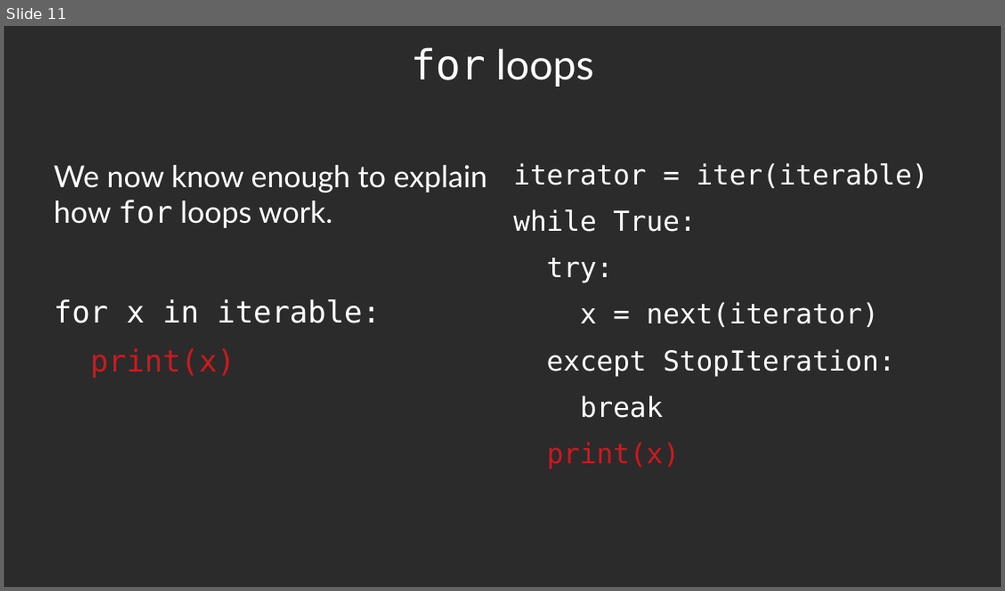
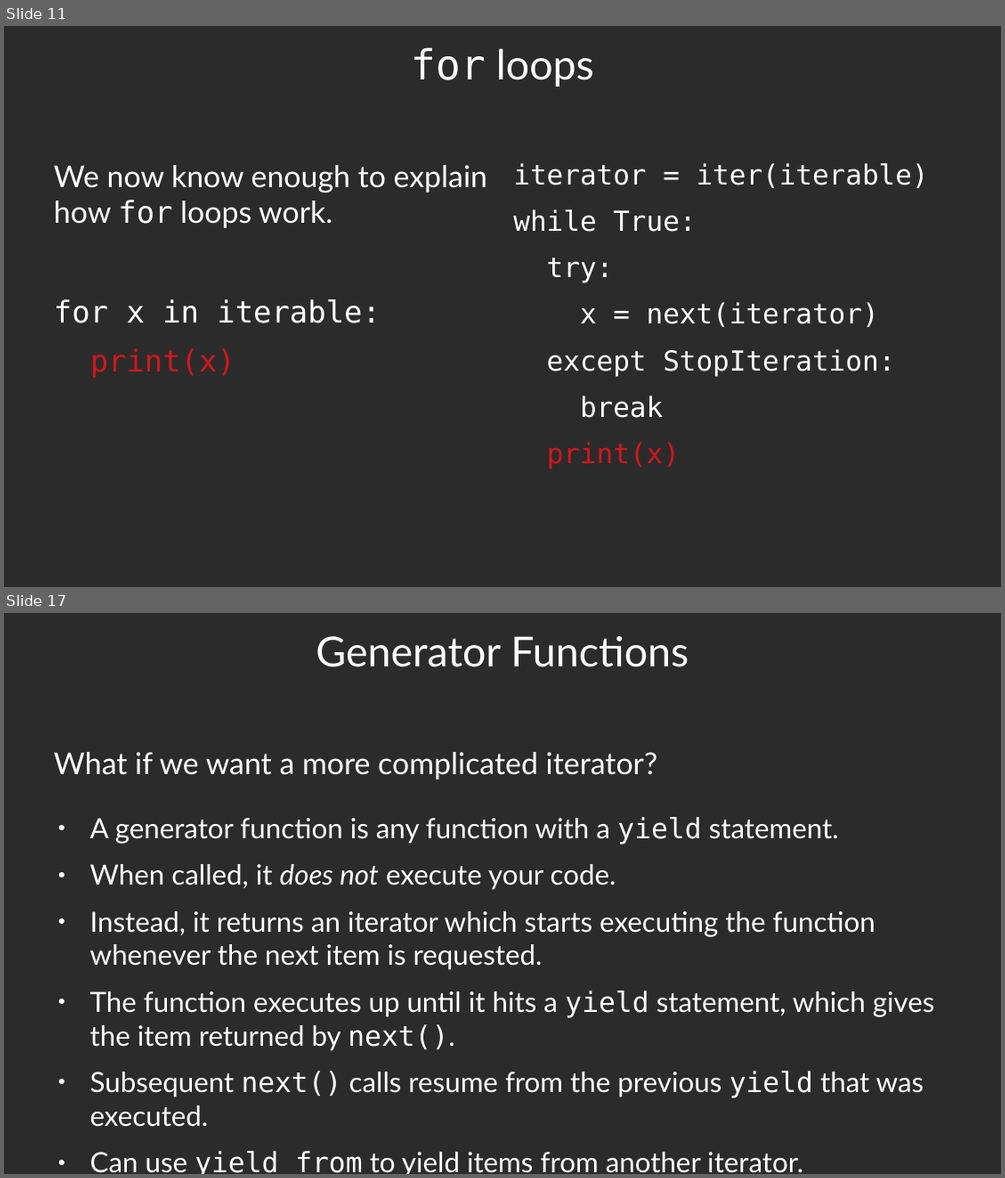
Before and after one commit to luther9/iterator-slides, a slide deck: iterators.odp. Shown one above the other, each under a label of ours: slide 11 before the commit, slides 11 and 17 after it; the slides between them are not shown. The pictures are 1005x591 and 1005x1178 pixels, drawn with LibreOffice and Linux fonts; fonts in the diff are those of the drawing; background and template pictures are left out; a plain dark background stands for a picture behind light text. Boxes give left, top, right and bottom in pixels: in the first picture for what was removed or moved away, otherwise in the second. Text is boxed around its words. In the diff, an @@ line names an element or a change of style, - is before the commit and + after.

Commit message:
Finish section on generators.

```diff
--- a/iterators.odp
+++ b/iterators.odp
@@ slide 17 added at (x1=4, y1=613, x2=1001, y2=1174), background picture (left out) @@
@@ title added at (x1=316, y1=636, x2=688, y2=667), 33 pt, text #FFFFFF @@
+Generator Functions
@@ text added at (x1=54, y1=752, x2=658, y2=779), 24 pt, text #FFFFFF @@
+What if we want a more complicated iterator?
@@ text added at (x1=90, y1=817, x2=935, y2=1174), 22.2 pt, text #FFFFFF @@
+● A generator function is any function with a yield statement.
+● When called, it does not execute your code.
+● Instead, it returns an iterator which starts executing the function whenever the next item is requested.
+● The function executes up until it hits a yield statement, which gives the item returned by next().
+● Subsequent next() calls resume from the previous yield that was executed.
+● Can use yield from to yield items from another iterator.
```
Also in this commit, not shown: 8 other slides added, 1 other file.
